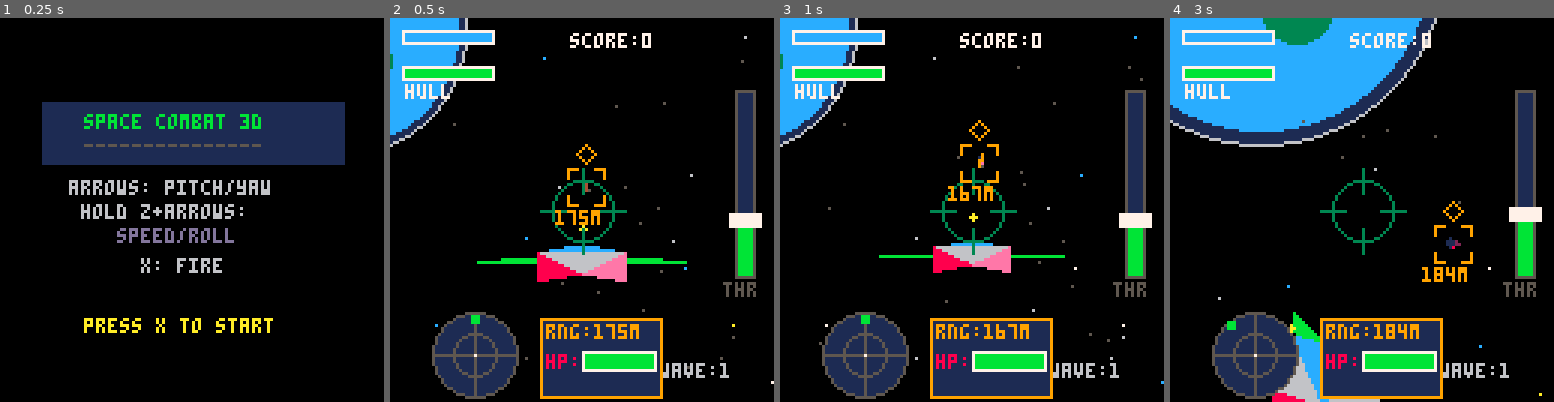
Above: before the commit, frames 1-4 (left to right).
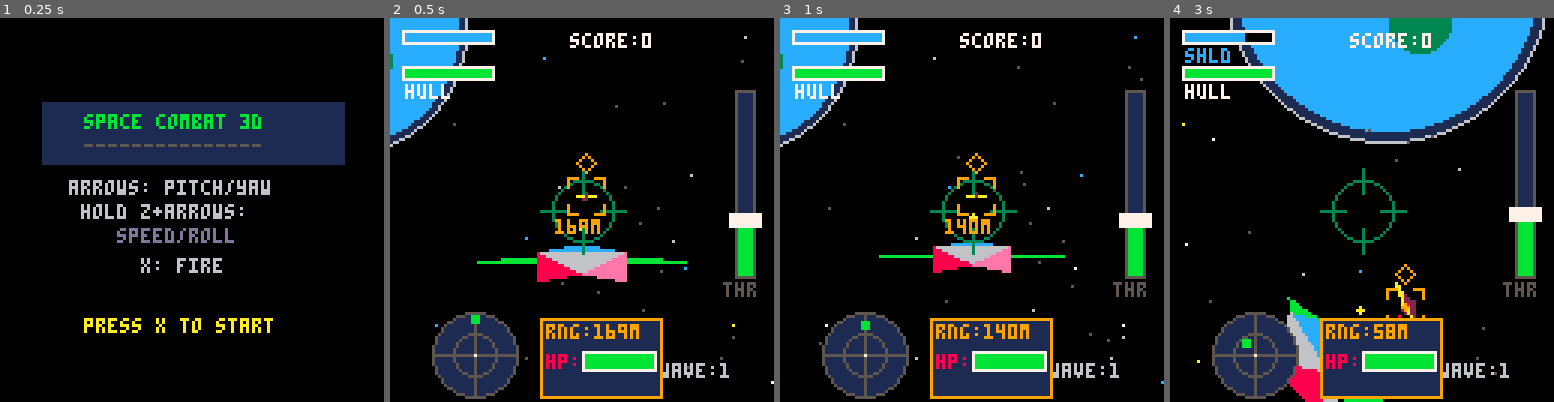
Above: after the commit, the same moments.

Repository: RubenTipparach/Mini-Pico-Games
Game: PICO-8 cartridge pico-8/carts/space_combat_3d.p8
Same seed, same stepped clock (60 frames per second), same inputs: the game is played once before the commit and once after it.
Inputs (mouse positions are in pixels of both pictures, inside the frame that each line leads up to):
- Up to frame 1 (0.25 s): no input
- Up to frame 2 (0.5 s): tap X (X key) at 0.33 s
- Up to frame 3 (1 s): click (1060, 121) at 0.67 s; tap O (Z key) at 0.7 s
- Up to frame 4 (3 s): tap X (X key) at 1.07, 1.85, 2.97 s; click (1216, 267) at 1.22 s; hold Right 1.6-2.1 s; tap O (Z key) every 0.4 s from 1.7 to 2.9 s; click (1277, 114) at 1.77 s; hold Up 2.15-2.42 s; click (1342, 259) at 2.32 s; hold Right from 2.47 s (still down); click (1404, 106) at 2.87 s

Frame 1 is identical in both runs. In frame 2, 0.9% of the frame differs, in the area x 42-62%, y 32-84%; in frame 3, 1.1%; in frame 4, 23%, in the area x 0-98%, y 0-100%.

Commit message:
fixed rotation!

Diff:
--- a/pico-8/carts/space_combat_3d.p8
+++ b/pico-8/carts/space_combat_3d.p8
@@ -704,102 +704,155 @@
   -- use enemy speed
   local spd=e.spd or 0.4
 
-  -- turn rate for this enemy (faster when far away)
+  -- turn rate for this enemy
   local turn=e.acc or 0.02
-  if dist>150 then
-   turn=turn*3  -- turn 3x faster when far
-  elseif dist>100 then
-   turn=turn*2  -- turn 2x faster when medium distance
-  end
-
-  -- calculate target angles to face player
-  local target_ry=atan2(dx,dz)
-  local target_rx=0
-  if hdist>1 then
-   target_rx=-atan2(dy,hdist)
-  end
 
   -- get current forward vector
   local fx,fy,fz=rot3d(0,0,1,e.rx,e.ry,e.rz)
 
-  -- check if facing player (dot product)
-  local facing=0
+  -- normalize direction to player
+  local ndx,ndy,ndz=0,0,1
   if dist>1 then
-   facing=(fx*dx+fy*dy+fz*dz)/dist
-  end
-
-  -- AI state machine
-  -- force pursuit if too far away
-  if dist>200 then
-   e.breakoff=0
-   e.evade=0
-  end
-
-  if e.breakoff and e.breakoff>0 then
+   ndx,ndy,ndz=dx/dist,dy/dist,dz/dist
+  end
+
+  -- facing = dot product (1=toward, -1=away)
+  local facing=fx*ndx+fy*ndy+fz*ndz
+
+  -- cross product for turn direction
+  -- Y component: fx*ndz - fz*ndx (positive=turn right/increase ry)
+  -- X component: fy*ndz - fz*ndy (positive=pitch down/increase rx)
+  local cross_y=fx*ndz-fz*ndx
+  local cross_x=fy*ndz-fz*ndy
+
+  -- initialize state if needed
+  -- states: "pursuit", "attack", "breakoff"
+  if not e.state then e.state="pursuit" end
+  if not e.state_timer then e.state_timer=0 end
+
+  -- STATE TRANSITIONS
+  -- force pursuit if >300m OR pursuit timer expired (10-20 sec = 300-600 frames)
+  e.state_timer+=1
+  if dist>300 or e.state_timer>300+rnd(300) then
+   if e.state!="pursuit" then
+    e.state="pursuit"
+    e.state_timer=0
+    e.burst=0
+   end
+  end
+
+  -- pursuit->attack: when close enough (<150m)
+  if e.state=="pursuit" and dist<150 then
+   e.state="attack"
+   e.state_timer=0
+   e.burst=0
+  end
+
+  -- attack->breakoff: after firing burst (4-5 shots)
+  -- (handled in attack state below)
+
+  -- breakoff->pursuit: after breakoff timer OR if >300m
+  if e.state=="breakoff" then
+   if e.breakoff<=0 or dist>300 then
+    e.state="pursuit"
+    e.state_timer=0
+   end
+  end
+
+  -- DEBUG: print state info every ~30 frames
+  if e.state_timer%30==1 then
+   printh("["..e.state.."] d="..flr(dist).." fac="..flr(facing*100)/100 .." cy="..flr(cross_y*100)/100 .." cx="..flr(cross_x*100)/100)
+  end
+
+  -- EXECUTE CURRENT STATE
+  if e.state=="breakoff" then
    -- BREAKOFF: fly away from player
    e.breakoff-=1
-   -- move forward in current direction (away)
    e.x+=fx*spd*1.2
    e.y+=fy*spd*1.2
    e.z+=fz*spd*1.2
 
-  elseif e.evade and e.evade>0 then
-   -- EVADE: dodge sideways
+  elseif e.state=="attack" then
+   -- ATTACK: turn toward player using cross product, fly forward, fire when facing
+   -- cross_y: positive = turn right (increase ry)
+   -- cross_x: positive = pitch up (decrease rx)
+   e.ry+=cross_y*turn
+   e.rx-=cross_x*turn
+
+   -- normalize angles
+   while e.ry>=1 do e.ry-=1 end
+   while e.ry<0 do e.ry+=1 end
+   while e.rx>=1 do e.rx-=1 end
+   while e.rx<0 do e.rx+=1 end
+
+   -- recalc forward after turning
+   fx,fy,fz=rot3d(0,0,1,e.rx,e.ry,e.rz)
+   facing=fx*ndx+fy*ndy+fz*ndz
+
+   -- move forward at full speed in attack mode
+   e.x+=fx*spd
+   e.y+=fy*spd
+   e.z+=fz*spd
+
+   -- firing: only when facing player
+   e.fire-=1
+   if e.fire<=0 and facing>cfg.ai_facing_threshold then
+    fire_enemy_bullet(e.x,e.y,e.z,e.rx,e.ry,e.rz)
+    e.fire=cfg.ai_refire_delay+rnd(cfg.ai_refire_random)
+    sfx(1)
+    e.burst=(e.burst or 0)+1
+    -- after burst, break off
+    if e.burst>=cfg.ai_burst_shots+flr(rnd(cfg.ai_burst_random)) then
+     e.ry+=0.25+rnd(0.25)*(rnd(1)<0.5 and 1 or -1)
+     while e.ry>=1 do e.ry-=1 end
+     while e.ry<0 do e.ry+=1 end
+     e.breakoff=cfg.ai_breakoff_time+flr(rnd(cfg.ai_breakoff_random))
+     e.state="breakoff"
+     e.burst=0
+    end
+   end
+
+  else
+   -- PURSUIT: turn toward player (faster) using cross product
+   turn=turn*2
+   if dist>200 then turn=turn*2 end  -- even faster when far
+
+   -- cross_y: positive = turn right (increase ry)
+   -- cross_x: positive = pitch up (decrease rx)
+   e.ry+=cross_y*turn
+   e.rx-=cross_x*turn
+
+   -- normalize angles
+   while e.ry>=1 do e.ry-=1 end
+   while e.ry<0 do e.ry+=1 end
+   while e.rx>=1 do e.rx-=1 end
+   while e.rx<0 do e.rx+=1 end
+
+   -- recalc forward after turning
+   fx,fy,fz=rot3d(0,0,1,e.rx,e.ry,e.rz)
+   facing=fx*ndx+fy*ndy+fz*ndz
+
+   -- slow down when facing away, speed up when facing toward
+   local move_spd=spd
+   if facing<0 then
+    move_spd=spd*0.3
+   elseif facing<0.5 then
+    move_spd=spd*0.6
+   end
+
+   e.x+=fx*move_spd
+   e.y+=fy*move_spd
+   e.z+=fz*move_spd
+  end
+
+  -- handle evasion (can interrupt any state)
+  if e.evade and e.evade>0 then
    e.evade-=1
    local ex,ey,ez=rot3d(1,0,0,e.rx,e.ry,e.rz)
    local estr=e.evade_dir*spd*1.5
-   e.x+=ex*estr+fx*spd*0.5
-   e.y+=ey*estr+fy*spd*0.5
-   e.z+=ez*estr+fz*spd*0.5
-
-  else
-   -- PURSUIT: turn toward player and fly forward
-
-   -- smoothly rotate toward target angles
-   local dry=target_ry-e.ry
-   -- wrap angle difference to -0.5 to 0.5
-   while dry>0.5 do dry-=1 end
-   while dry<-0.5 do dry+=1 end
-   e.ry+=dry*turn
-
-   local drx=target_rx-e.rx
-   while drx>0.5 do drx-=1 end
-   while drx<-0.5 do drx+=1 end
-   e.rx+=drx*turn
-
-   -- recalc forward after rotation
-   fx,fy,fz=rot3d(0,0,1,e.rx,e.ry,e.rz)
-
-   -- move forward
-   e.x+=fx*spd
-   e.y+=fy*spd
-   e.z+=fz*spd
-
-   -- recalc facing after movement
-   dx,dy,dz=px-e.x,py-e.y,pz-e.z
-   sdx,sdy,sdz=dx/16,dy/16,dz/16
-   dist=sqrt(sdx*sdx+sdy*sdy+sdz*sdz)*16
-   if dist>1 then
-    facing=(fx*dx+fy*dy+fz*dz)/dist
-   end
-
-   -- firing: only when facing player and in range
-   e.fire-=1
-   if e.fire<=0 and dist<cfg.ai_fire_range and facing>cfg.ai_facing_threshold then
-    fire_enemy_bullet(e.x,e.y,e.z,e.rx,e.ry,e.rz)
-    e.fire=cfg.ai_refire_delay+rnd(cfg.ai_refire_random)
-    sfx(1)
-    -- track burst shots
-    e.burst=(e.burst or 0)+1
-    -- break off after firing burst
-    if e.burst>=cfg.ai_burst_shots+flr(rnd(cfg.ai_burst_random)) then
-     -- turn away and break off
-     e.ry+=0.25+rnd(0.25)*(rnd(1)<0.5 and 1 or -1)
-     e.rx+=rnd(0.1)-0.05
-     e.breakoff=cfg.ai_breakoff_time+flr(rnd(cfg.ai_breakoff_random))
-     e.burst=0
-    end
-   end
+   e.x+=ex*estr
+   e.y+=ey*estr
+   e.z+=ez*estr
   end
 
  end
